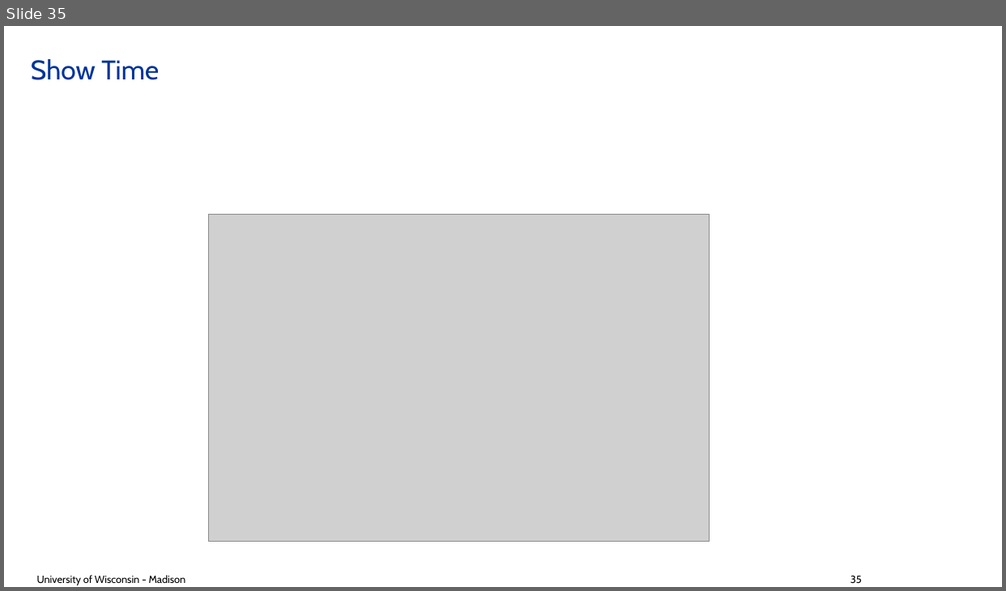
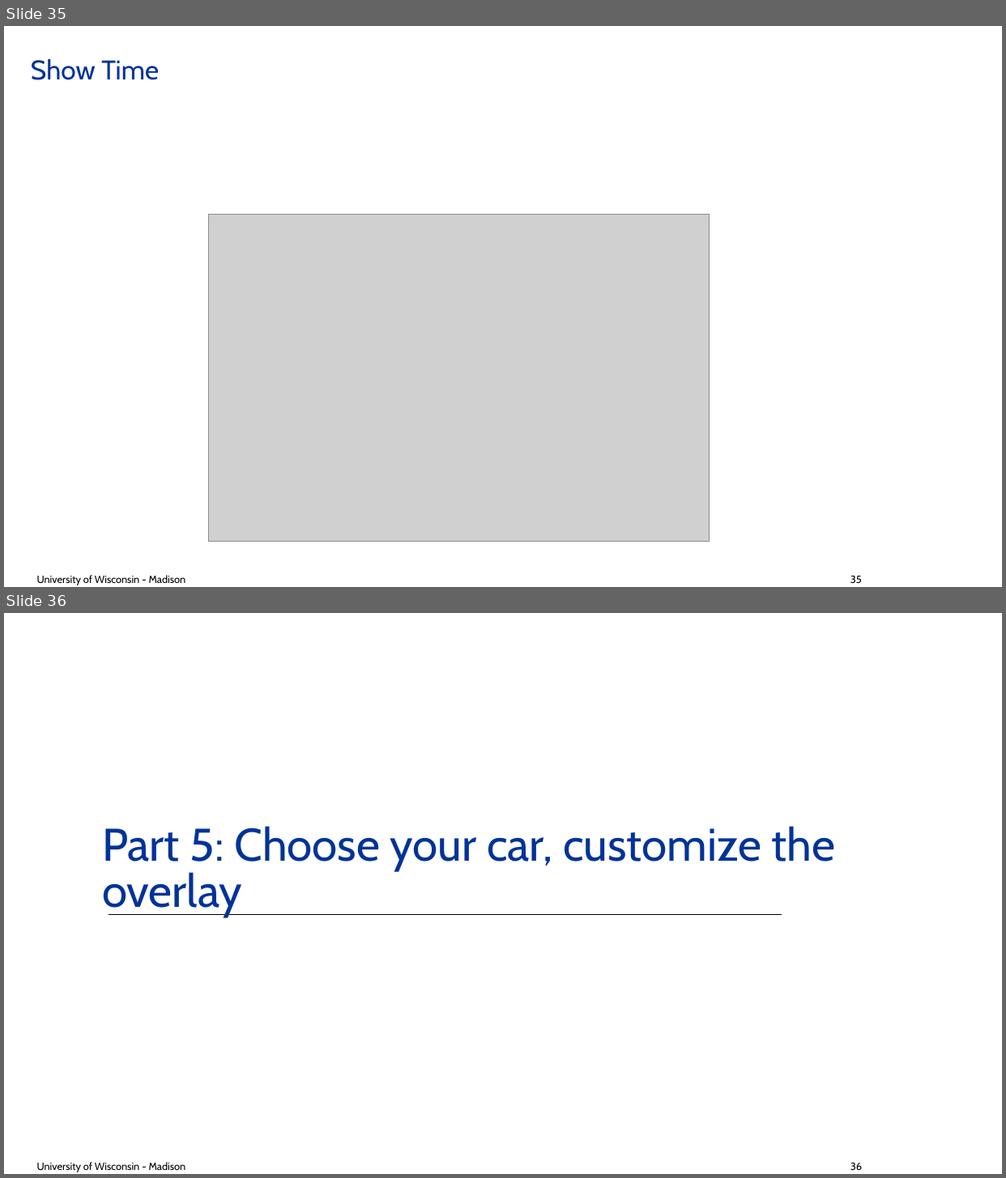
Before and after one commit to ksha23/chrono-hil-tutorial, a slide deck: tutorial_HIL_driver.pptx. Shown one above the other, each under a label of ours: slide 35 before the commit, slides 35 and 36 after it. The pictures are 1006x591 and 1006x1178 pixels, drawn with LibreOffice and Linux fonts; fonts in the diff are those of the drawing; grey boxes stand for pictures; background and template pictures are left out. Boxes give left, top, right and bottom in pixels: in the first picture for what was removed or moved away, otherwise in the second. Text is boxed around its words. In the diff, an @@ line names an element or a change of style, - is before the commit and + after.

```diff
--- a/tutorial_HIL_driver.pptx
+++ b/tutorial_HIL_driver.pptx
@@ slide 36 added at bbox=[4, 613, 1002, 1174], background #FFFFFF @@
@@ title added at bbox=[102, 826, 836, 918], 44 pt, text #003399 @@
+Part 5: Choose your car, customize the overlay
@@ line added from (108, 914) to (782, 914), #000000 0.79 pt @@
@@ text added at bbox=[37, 1162, 186, 1173], 10 pt, text #000000 @@
+University of Wisconsin - Madison
@@ text added at bbox=[850, 1163, 862, 1170], 10 pt, text #000000 @@
+36
```
Also in this commit, not shown: 4 slides changed, 5 other slides added, 2 other files.
